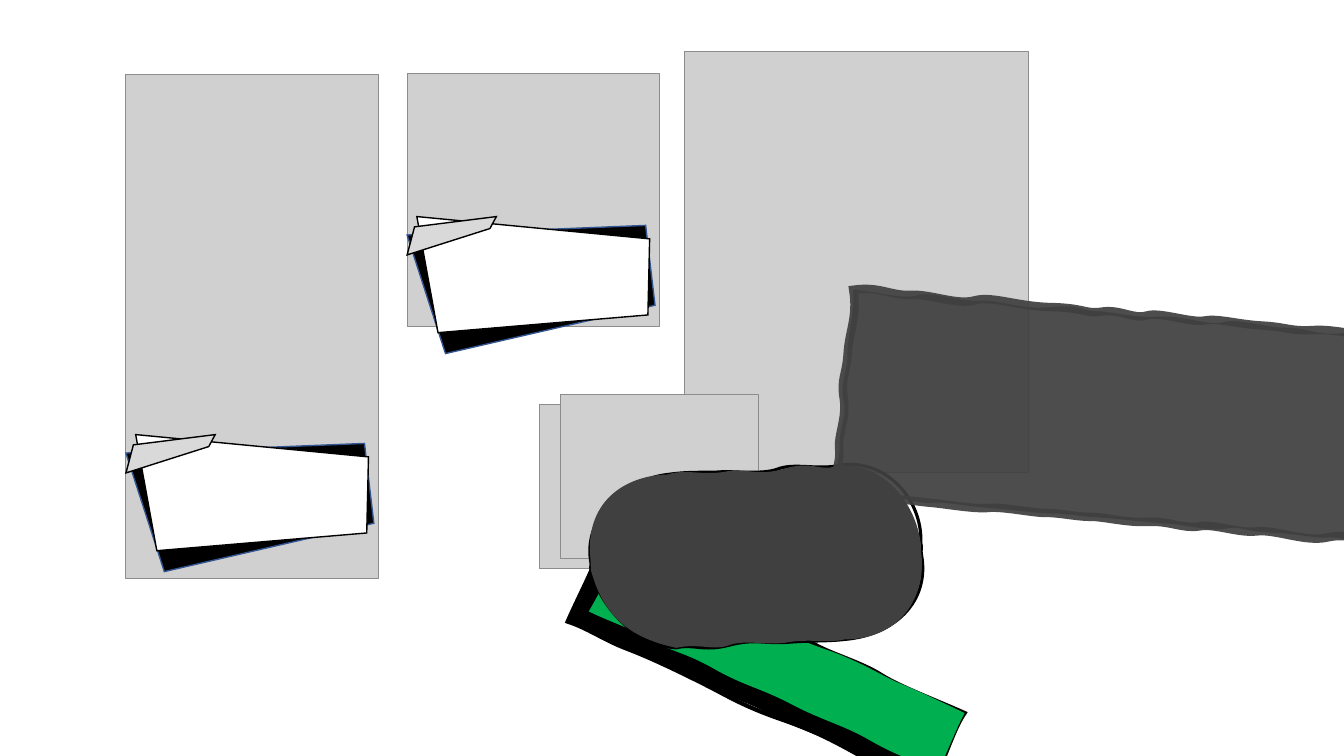
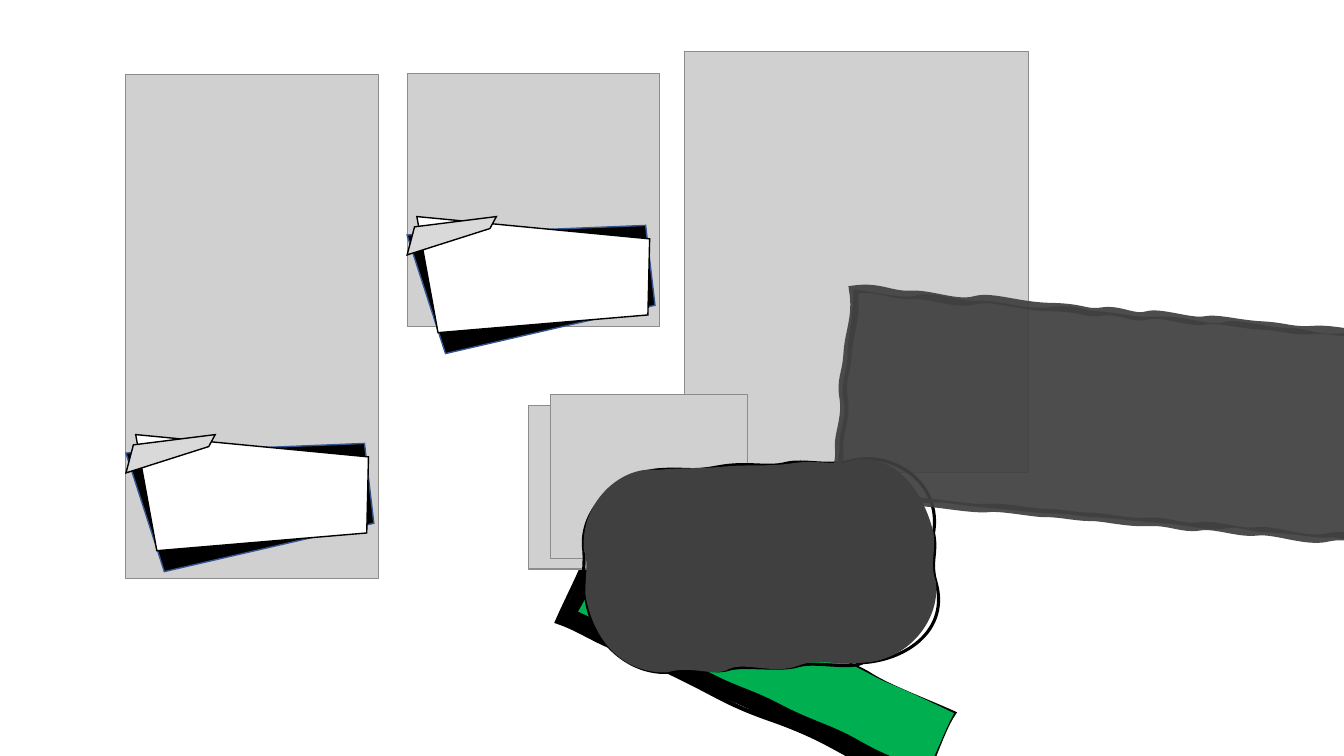
Before and after one commit to TheUltimateAbsol/bitcoin-miner, a slide deck: slide 1 of ui designs.pptx. Drawn at 1344x756 pixels with LibreOffice and Linux fonts; fonts in the diff are those of the drawing; grey boxes stand for pictures. Boxes give left, top, right and bottom in pixels: in the first picture for what was removed or moved away, otherwise in the second. Text is boxed around its words. In the diff, an @@ line names an element or a change of style, - is before the commit and + after.

```diff
--- a/ui designs.pptx
+++ b/ui designs.pptx
@@ freeform shape: place and size @@
-freeform shape at [587, 462, 926, 651]
+freeform shape at [580, 456, 939, 676]
@@ 2 pictures, 2 freeform shapes: place and size @@
-2 pictures, 2 freeform shapes at [539, 395, 965, 756]
+2 pictures, 2 freeform shapes at [529, 395, 954, 756]
```
Also in this commit, not shown: 1 other slide changed, 4 other files.
